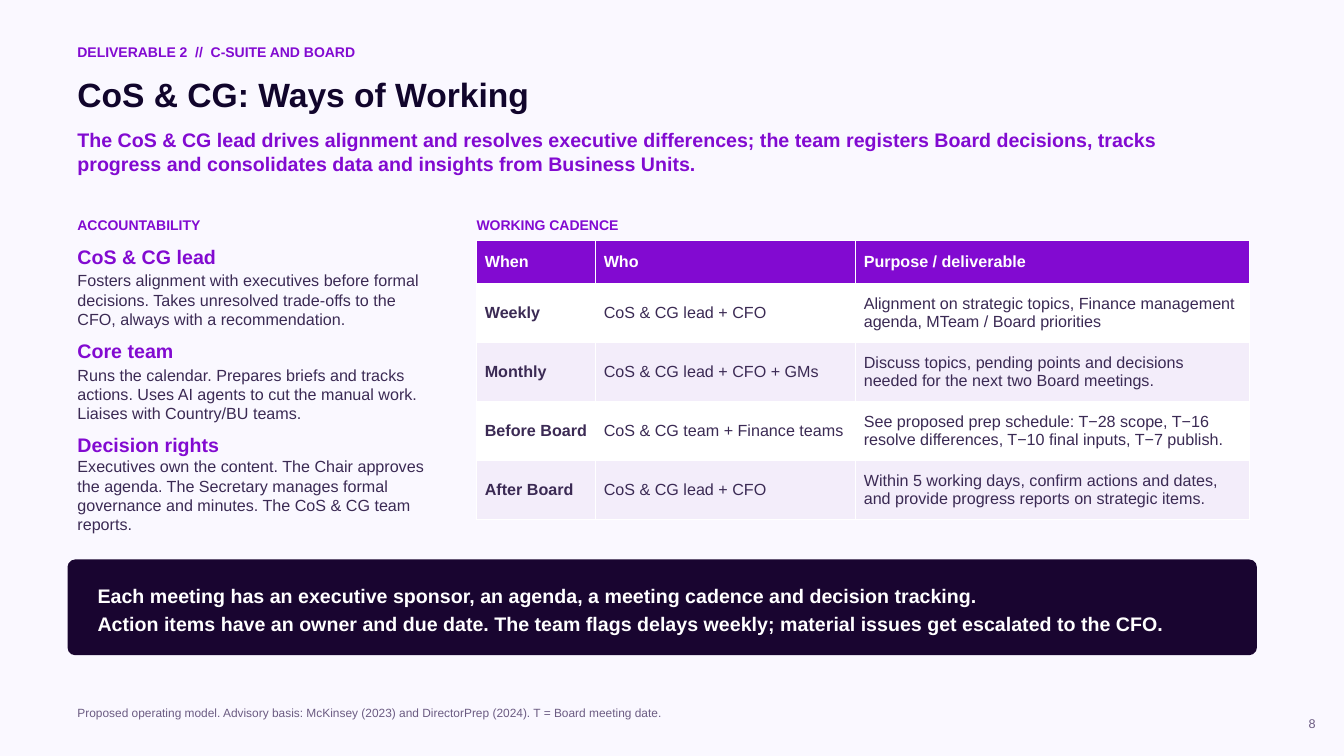
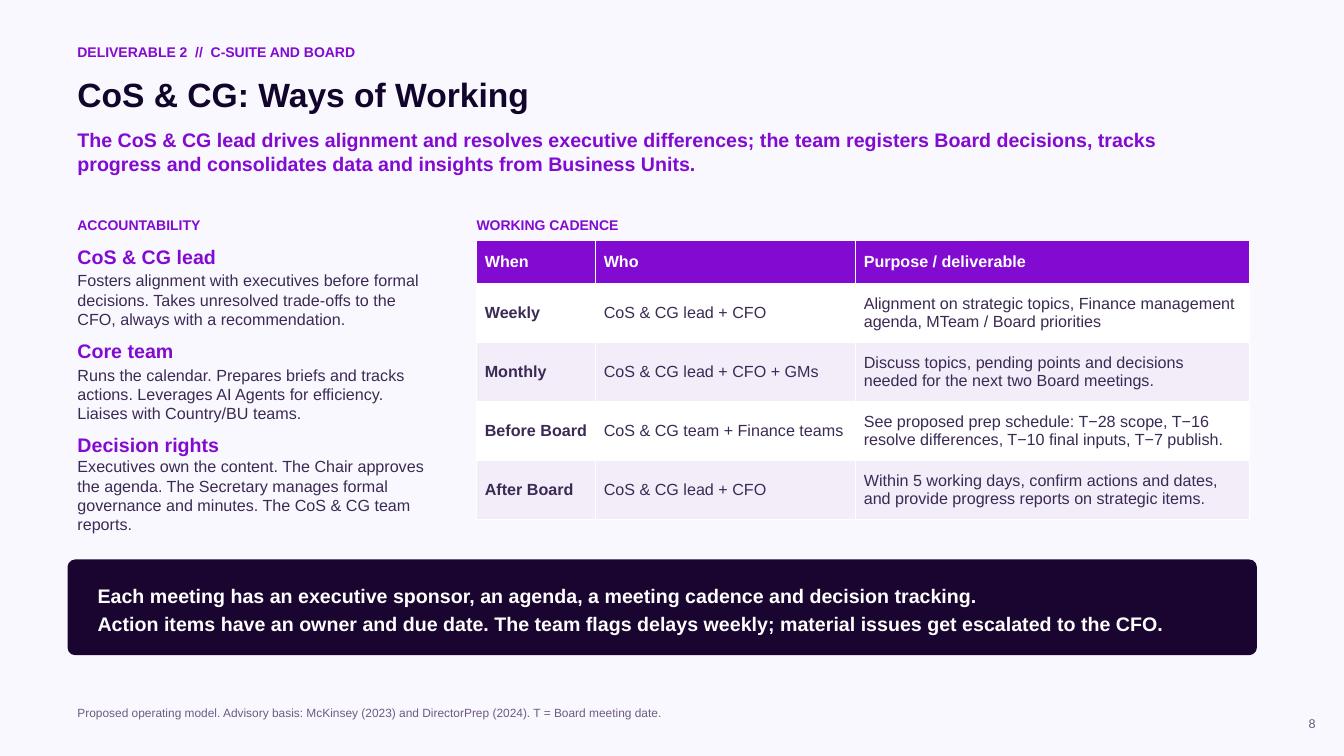
Before and after one commit to cmx24/business-case, a slide deck: slide 8 of deck/CFO_CoS_deck_v10.pptx. Drawn at 1344x756 pixels with LibreOffice and Linux fonts; fonts in the diff are those of the drawing. Boxes give left, top, right and bottom in pixels: in the first picture for what was removed or moved away, otherwise in the second. Text is boxed around its words. In the diff, an @@ line names an element or a change of style, - is before the commit and + after.

```diff
--- a/deck/CFO_CoS_deck_v10.pptx
+++ b/deck/CFO_CoS_deck_v10.pptx
@@ text at [77,369,404,423]: text changed @@
-Runs the calendar. Prepares briefs and tracks actions. Uses AI agents to cut the manual work. Liaises with Country/BU teams.
+Runs the calendar. Prepares briefs and tracks actions. Leverages AI Agents for efficiency. Liaises with Country/BU teams.
```
Also in this commit, not shown: 3 other slides changed, 2 other files.
